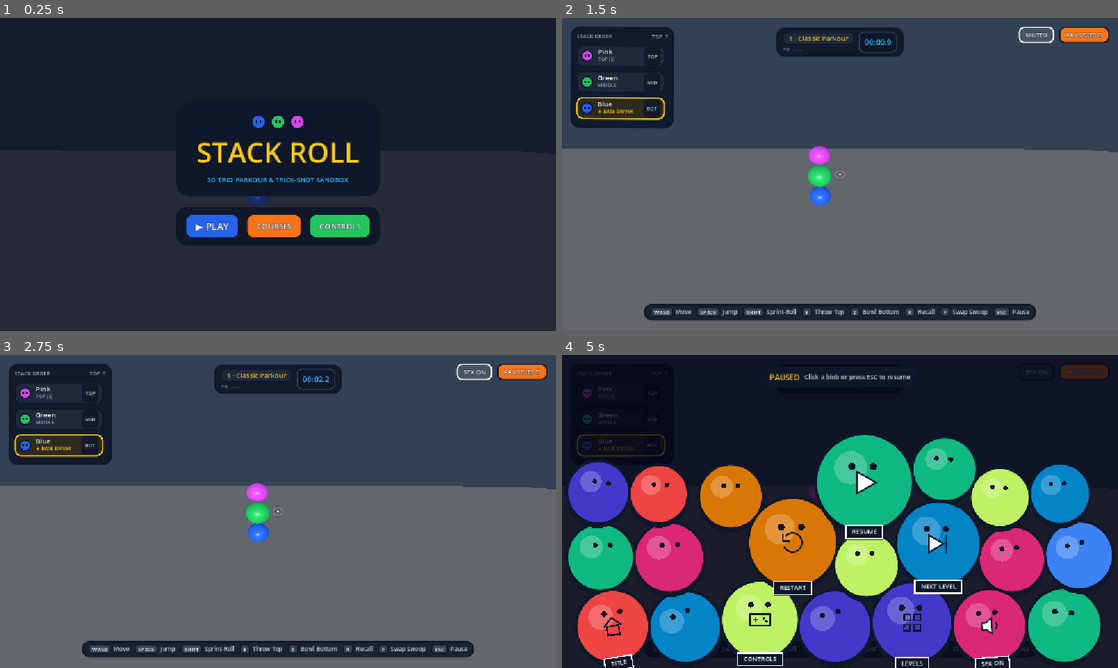
Above: before the commit, frames 1-4 (two rows, left to right).
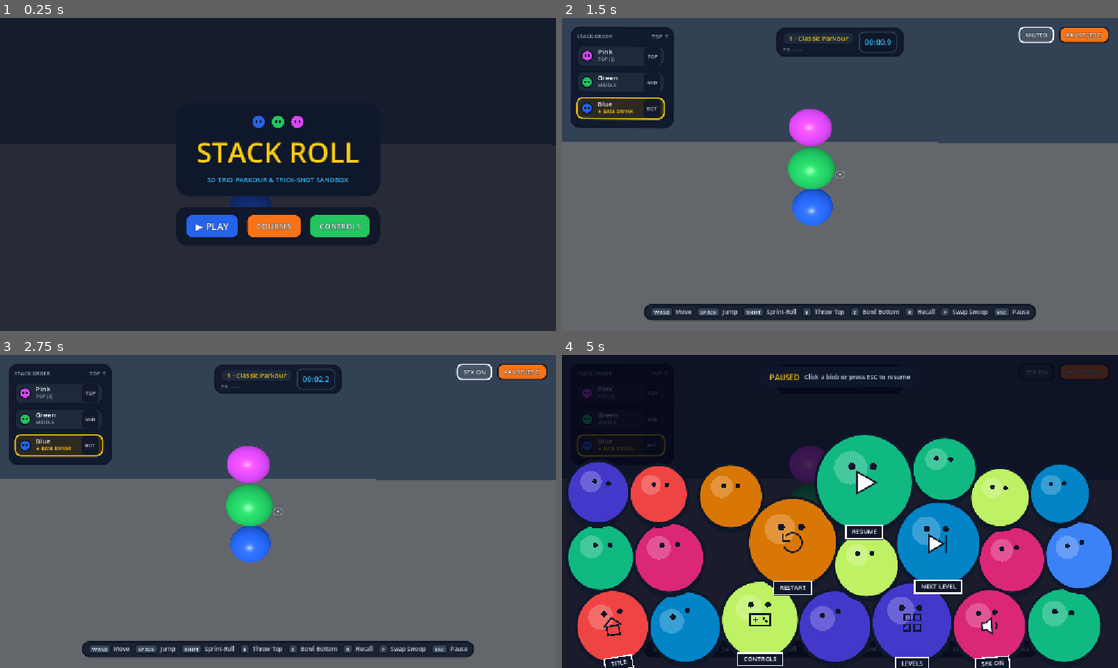
Above: after the commit, the same moments.

Repository: freeeked/godotgame
Game: Godot game, scene res://main.tscn
Same seed, same stepped clock (60 frames per second), same inputs: the game is played once before the commit and once after it.
Inputs (mouse positions are in pixels of both pictures, inside the frame that each line leads up to):
- Up to frame 1 (0.25 s): no input
- Up to frame 2 (1.5 s): click "▶ PLAY" at 0.5 s; click "SFX ON" at 1.25 s
- Up to frame 3 (2.75 s): click "MUTED" at 2 s
- Up to frame 4 (5 s): click "PAUSE [ESC]" at 2.75 s; move the mouse to (962, 495) at 3.52 s; hold D (move_right) 3.53-4.28 s; hold Q (center_camera) 3.53-4.28 s; click (962, 495) at 3.67 s; tap E (eject) at 3.8, 4.35 s; move the mouse to (728, 527) at 4.27 s; hold S (move_back) from 4.28 s (still down); click (728, 527) at 4.42 s; tap Q (center_camera) at 4.55 s

The runs differ from the first frame. In frame 1, 0.2% of the frame differs, in the area x 41-49%, y 56-61%; in frame 2, 4.2%; in frame 3, 4.2%, in the area x 0-100%, y 29-67%; in frame 4, 0.6%.

Commit message:
fluid zoom

Diff:
--- a/scripts/player_stack.gd
+++ b/scripts/player_stack.gd
@@ -1005,7 +1005,7 @@
 
 	var origin_node := front_driver if is_sprint_launch else stack_anchor
 	var spawn_y := (front_driver.body.global_position.y + front_driver.radius * 0.45) if is_sprint_launch else (top_node.body.global_position.y + 0.15)
-	var desired_offset := (front_driver.radius + top_node.radius * 0.45) if is_sprint_launch else 0.35
+	var desired_offset := (front_driver.radius + top_node.radius * 0.55) if is_sprint_launch else 0.65
 
 	var exclude_rids := _get_all_blob_rids()
 	var safe_offset := 0.0
@@ -1538,7 +1538,8 @@
 
 		# Don't accidentally reabsorb a ball that is still actively rolling fast away/ahead
 		var still_fast_rolling := b.is_rolling and horiz_speed > 8.0
-		if b.eject_cooldown <= 0.0 and not still_fast_rolling and _stack_swoop_target == null:
+		var held_in_air_lock := (_highlighted_ejected_node == b) and not b.is_grounded and b.velocity.y > -6.0
+		if b.eject_cooldown <= 0.0 and not still_fast_rolling and not held_in_air_lock and _stack_swoop_target == null:
 			var stack_center := get_stack_center()
 			if stack_center.distance_to(b.body.global_position) <= b.radius + 1.05:
 				_reabsorb_blob(i)
--- a/scripts/test_main.gd
+++ b/scripts/test_main.gd
@@ -2,29 +2,38 @@
 
 @onready var player_stack: PlayerStack = get_node_or_null("PlayerStack") as PlayerStack
 
-@export_group("Camera Framing")
+@export_group("Camera Framing & Zoom")
 @export var orbit_sensitivity: float = 0.0036
 @export var key_orbit_speed: float = 2.2
-@export var follow_distance: float = 12.5
-@export var shoulder_offset_x: float = 1.45
-@export var pivot_height: float = 1.75
-@export var look_ahead_height: float = 2.35
-@export var look_ahead_forward: float = 2.4
-@export var base_fov: float = 78.0
-@export var boost_fov: float = 88.0
-@export var camera_smooth_speed: float = 16.0
+@export var follow_distance: float = 7.2
+@export var min_zoom_distance: float = 4.2
+@export var max_zoom_distance: float = 15.0
+@export var zoom_step: float = 0.95
+@export var zoom_smooth_speed: float = 14.0
+@export var shoulder_offset_x: float = 1.05
+@export var pivot_height: float = 1.45
+@export var look_ahead_height: float = 1.85
+@export var look_ahead_forward: float = 2.0
+@export var base_fov: float = 72.0
+@export var boost_fov: float = 80.0
+@export var camera_smooth_speed: float = 18.0
 @export var camera_collision_margin: float = 0.35
 
 var _camera_rig: Node3D
 var _camera: Camera3D
 var _hud: GameHUD
 var _yaw: float = 0.0
-var _pitch: float = -0.18
+var _pitch: float = -0.16
+var _target_zoom_distance: float = 7.2
+var _current_zoom_distance: float = 7.2
 var _smoothed_anchor: Vector3 = Vector3.ZERO
 var _has_anchor: bool = false
 var _current_level_idx: int = 0
 
 func _ready() -> void:
+	_target_zoom_distance = clampf(follow_distance, min_zoom_distance, max_zoom_distance)
+	_current_zoom_distance = _target_zoom_distance
+
 	_setup_lighting_if_needed()
 	_setup_camera()
 	_setup_hud()
@@ -137,7 +146,7 @@
 
 	var fractions := get_world_3d().direct_space_state.cast_motion(query)
 	if fractions.size() >= 2:
-		var safe_t := maxf(0.18, fractions[1] - 0.03)
+		var safe_t := maxf(0.22, fractions[1] - 0.03)
 		return pivot_pos + dir * (dist * safe_t)
 
 	return desired_cam_pos
@@ -154,15 +163,20 @@
 
 	if event is InputEventMouseMotion and Input.mouse_mode == Input.MOUSE_MODE_CAPTURED:
 		_yaw -= event.relative.x * orbit_sensitivity
-		# Allow aiming high into the sky (+0.85 rad) while capping downward tilt (-0.75 rad)
 		_pitch = clampf(_pitch - event.relative.y * orbit_sensitivity, -0.75, 0.85)
-	elif event is InputEventMouseButton and event.pressed and event.button_index == MOUSE_BUTTON_LEFT:
-		if Input.mouse_mode != Input.MOUSE_MODE_CAPTURED:
-			Input.mouse_mode = Input.MOUSE_MODE_CAPTURED
+	elif event is InputEventMouseButton and event.pressed:
+		if event.button_index == MOUSE_BUTTON_LEFT:
+			if Input.mouse_mode != Input.MOUSE_MODE_CAPTURED:
+				Input.mouse_mode = Input.MOUSE_MODE_CAPTURED
+		elif event.button_index == MOUSE_BUTTON_WHEEL_UP:
+			_target_zoom_distance = clampf(_target_zoom_distance - zoom_step, min_zoom_distance, max_zoom_distance)
+		elif event.button_index == MOUSE_BUTTON_WHEEL_DOWN:
+			_target_zoom_distance = clampf(_target_zoom_distance + zoom_step, min_zoom_distance, max_zoom_distance)
 	elif event is InputEventKey and event.pressed and not event.echo:
 		if event.physical_keycode == KEY_Q or (InputMap.has_action("center_camera") and event.is_action_pressed("center_camera")):
 			_yaw = 0.0
-			_pitch = -0.18
+			_pitch = -0.16
+			_target_zoom_distance = clampf(follow_distance, min_zoom_distance, max_zoom_distance)
 
 func _physics_process(delta: float) -> void:
 	if player_stack == null:
@@ -193,14 +207,16 @@
 
 		player_stack.step_stack(delta, _yaw, _camera)
 
+	_current_zoom_distance = lerpf(_current_zoom_distance, _target_zoom_distance, 1.0 - exp(-zoom_smooth_speed * delta))
+	var zoom_ratio := clampf(_current_zoom_distance / maxf(0.1, follow_distance), 0.65, 1.85)
+
 	var target_anchor := player_stack.get_leader_position()
 	if not _has_anchor:
 		_smoothed_anchor = target_anchor
 		_has_anchor = true
 	else:
-		# Smooth horizontal faster than vertical so jumps feel airy and readable
 		var h_t := 1.0 - exp(-camera_smooth_speed * delta)
-		var v_t := 1.0 - exp(-(camera_smooth_speed * 0.65) * delta)
+		var v_t := 1.0 - exp(-(camera_smooth_speed * 0.72) * delta)
 		_smoothed_anchor.x = lerpf(_smoothed_anchor.x, target_anchor.x, h_t)
 		_smoothed_anchor.z = lerpf(_smoothed_anchor.z, target_anchor.z, h_t)
 		_smoothed_anchor.y = lerpf(_smoothed_anchor.y, target_anchor.y, v_t)
@@ -210,27 +226,26 @@
 	var right_vec := yaw_basis.x
 	var forward_vec := -yaw_basis.z
 
-	# When looking up (_pitch > 0), keep camera pivot high enough that it doesn't scrape the ground
-	var up_aim_lift := maxf(0.0, _pitch) * 1.15
+	var active_shoulder := shoulder_offset_x * lerpf(0.82, 1.25, clampf((zoom_ratio - 0.65) / 1.2, 0.0, 1.0))
+	var up_aim_lift := maxf(0.0, _pitch) * 0.95
 	var rig_pos := (
 		_smoothed_anchor
 		+ Vector3.UP * (pivot_height + up_aim_lift)
-		+ right_vec * shoulder_offset_x
+		+ right_vec * active_shoulder
 		+ shake
 	)
 
 	var rot := Basis.from_euler(Vector3(_pitch, _yaw, 0.0))
-	var dyn_dist := follow_distance + (1.6 if player_stack.is_high_speed_state() else 0.0)
+	var dyn_dist := _current_zoom_distance + (0.95 if player_stack.is_high_speed_state() else 0.0)
 	var desired_offset := rot * Vector3(0.0, 0.0, dyn_dist)
 	var desired_cam_pos := rig_pos + desired_offset
 	var safe_cam_pos := _resolve_camera_collision(rig_pos, desired_cam_pos)
 
-	# Aim point sits ahead and above the stack so the player stays in the lower-left third
-	var pitch_aim_y := tan(_pitch) * 8.0
+	var pitch_aim_y := tan(_pitch) * 7.2
 	var look_target := (
 		_smoothed_anchor
 		+ Vector3.UP * (look_ahead_height + pitch_aim_y)
-		+ right_vec * (shoulder_offset_x * 0.85)
+		+ right_vec * (active_shoulder * 0.9)
 		+ forward_vec * look_ahead_forward
 		+ shake * 0.6
 	)
